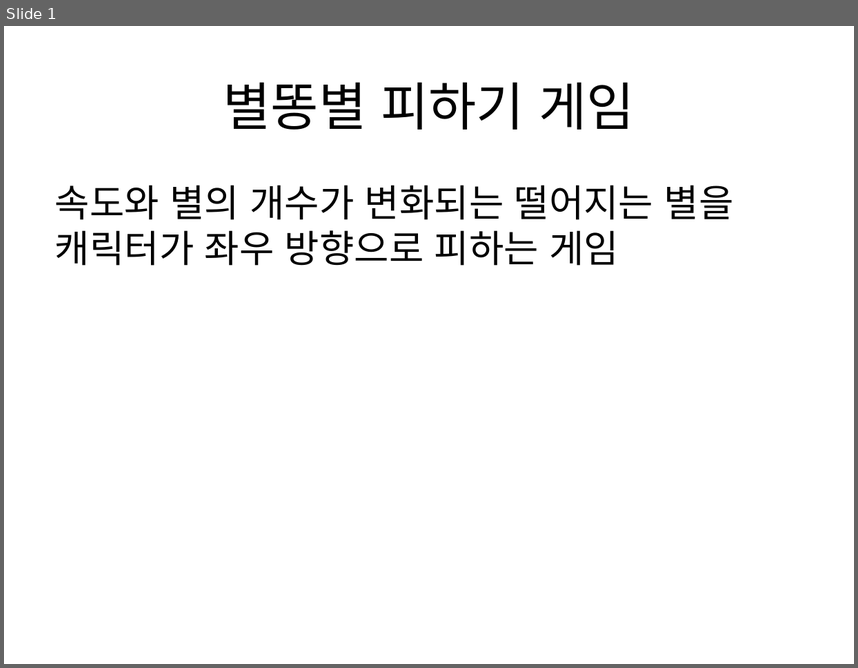
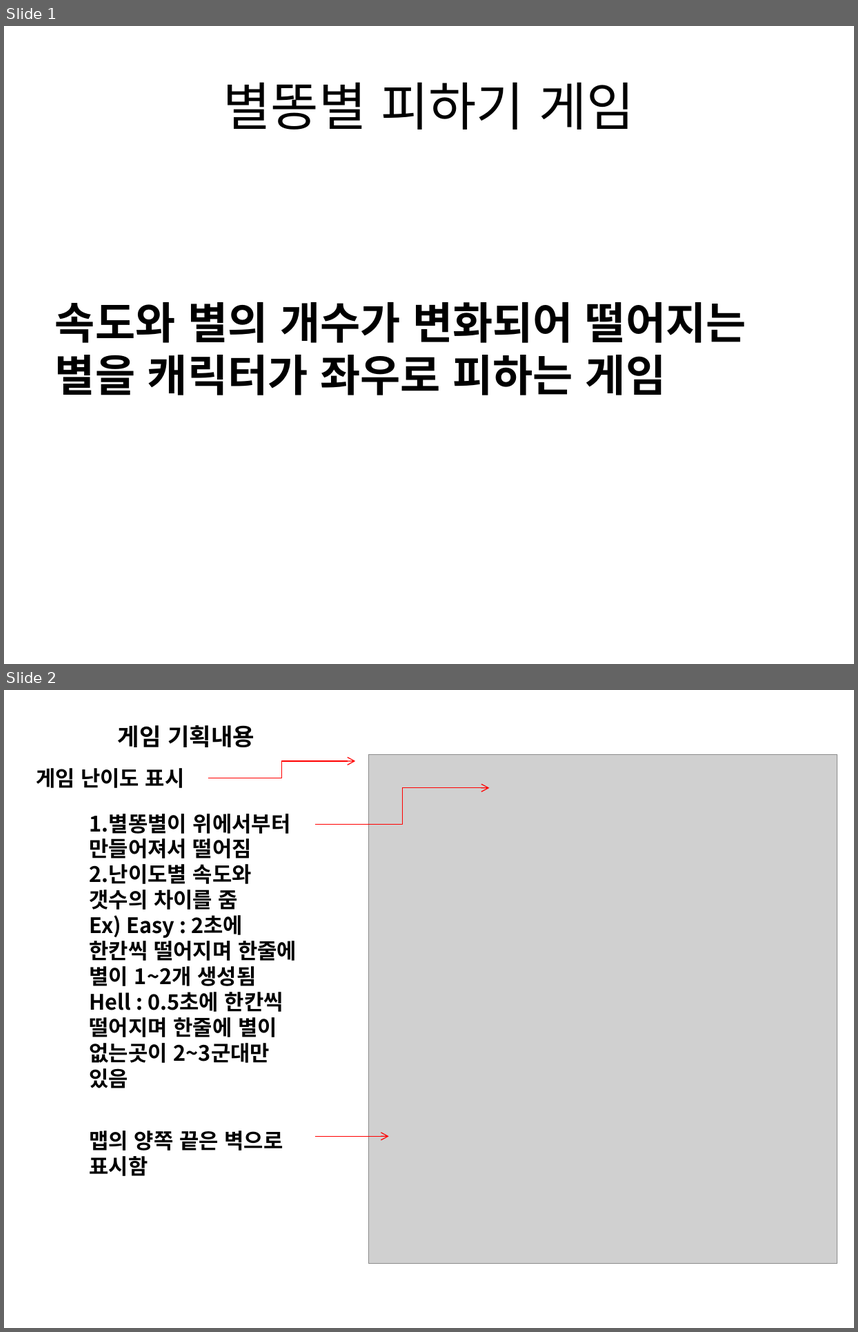
Before and after one commit to wkrehd/c, a slide deck: hellow world만들기/별똥별피하기게임/별똥별 피하기 게임.pptx. Shown one above the other, each under a label of ours: slide 1 before the commit, slides 1 and 2 after it. The pictures are 858x668 and 858x1332 pixels, drawn with LibreOffice and Linux fonts; fonts in the diff are those of the drawing; grey boxes stand for pictures. Boxes give left, top, right and bottom in pixels: in the first picture for what was removed or moved away, otherwise in the second. Text is boxed around its words. In the diff, an @@ line names an element or a change of style, - is before the commit and + after.

Commit message:
2023/5/30
별똥별 피하기 기획서 완
for(y=0; y<height; y++)
맵[y][num]값에 y++이 되면
맵[y+1][num]배열에 저장이 되는가?

```diff
--- a/hellow world만들기/별똥별피하기게임/별똥별 피하기 게임.pptx
+++ b/hellow world만들기/별똥별피하기게임/별똥별 피하기 게임.pptx
@@ slide 2 added at (4,690,854,1328), background #FFFFFF @@
@@ title added at (118,725,254,747), 20 pt, text #000000, bold @@
+게임 기획내용
@@ text added at (36,768,185,788), 18 pt, text #000000, bold @@
+게임 난이도 표시
@@ elbow arrow added from (208, 778) to (355, 761), #FF0000 0.75 pt @@
@@ picture added at (369,755,837,1263) @@
@@ elbow arrow added from (315, 825) to (489, 788), #FF0000 0.75 pt @@
@@ text added at (90,814,297,1088), 18 pt, text #000000, bold @@
+1.별똥별이 위에서부터 만들어져서 떨어짐
+2.난이도별 속도와 갯수의 차이를 줌
+Ex) Easy : 2초에 한칸씩 떨어지며 한줄에 별이 1~2개 생성됨
+Hell : 0.5초에 한칸씩 떨어지며 한줄에 별이 없는곳이 2~3군대만 있음
@@ text added at (90,1130,283,1176), 18 pt, text #000000, bold @@
+맵의 양쪽 끝은 벽으로 표시함
@@ arrow added from (315, 1136) to (389, 1136), #FF0000 0.75 pt @@
@@ slide 1 changed as well @@
@@ text at (55,302,746,395): text changed; size 32 to 37 pt; bold on @@
-속도와 별의 개수가 변화되는 떨어지는 별을 캐릭터가 좌우 방향으로 피하는 게임
+속도와 별의 개수가 변화되어 떨어지는 별을 캐릭터가 좌우로 피하는 게임
```
Also in this commit, not shown: 1 other slide changed, 2 other slides added, 1 slide removed, 6 other files.
